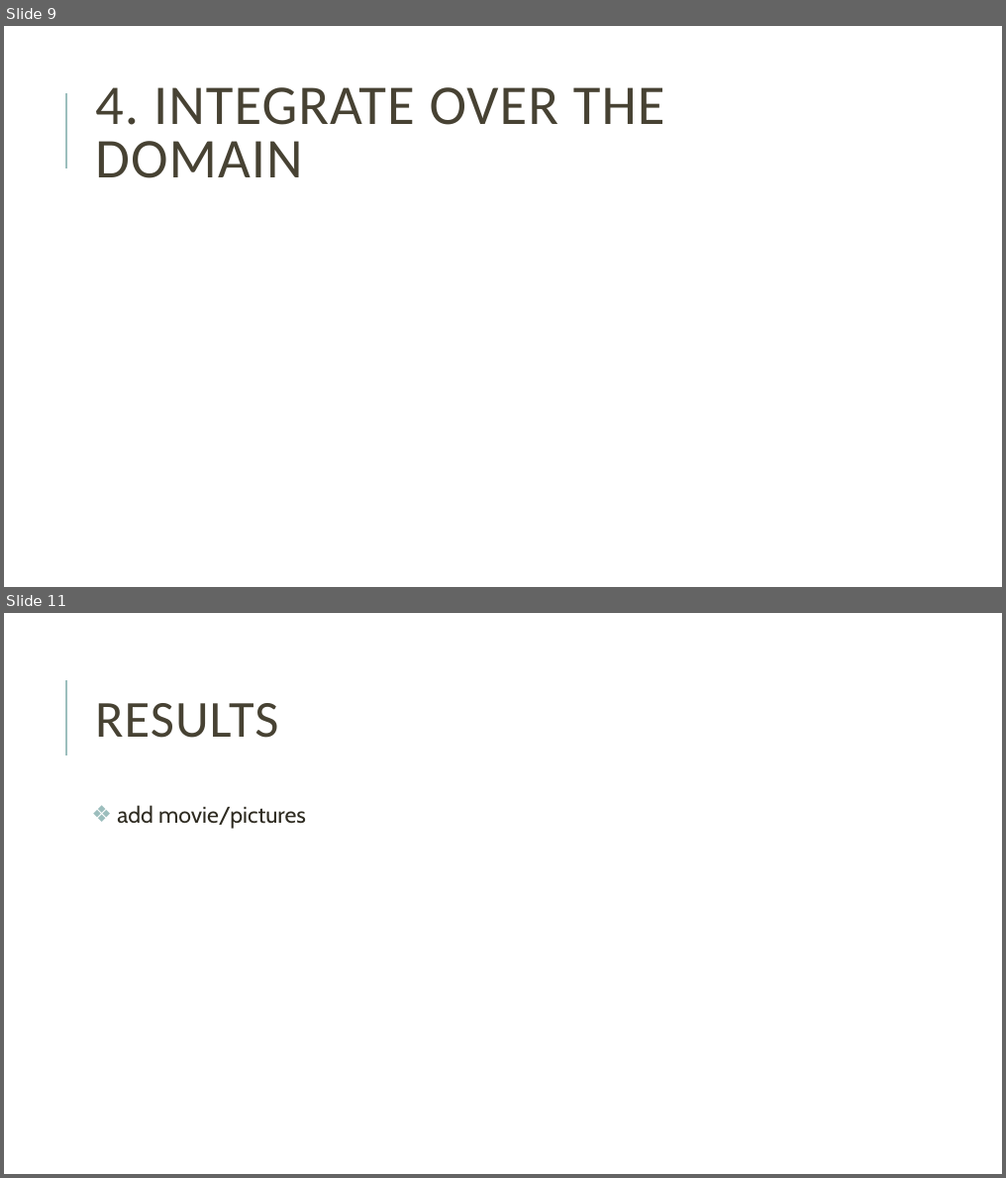
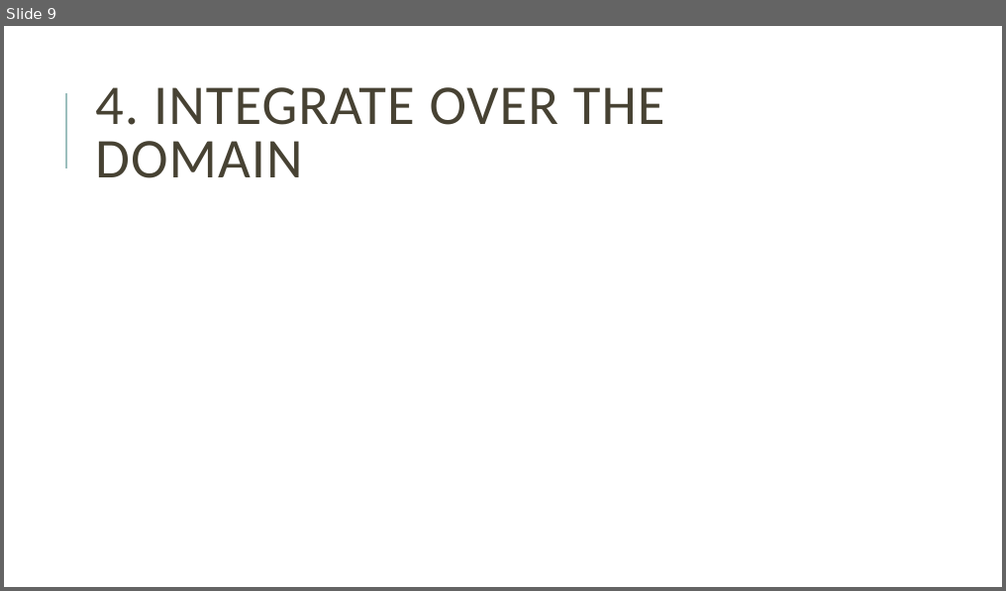
Before and after one commit to mblai35/Phase-FieldModelingFEM, a slide deck: PFMFEM.pptx. Shown one above the other, each under a label of ours: slides 9 and 11 before the commit, slide 9 after it; the slides between them are not shown. The pictures are 1006x1178 and 1006x591 pixels, drawn with LibreOffice and Linux fonts; fonts in the diff are those of the drawing; grey boxes stand for pictures. Boxes give left, top, right and bottom in pixels: in the first picture for what was removed or moved away, otherwise in the second. Text is boxed around its words. In the diff, an @@ line names an element or a change of style, - is before the commit and + after.

```diff
--- a/PFMFEM.pptx
+++ b/PFMFEM.pptx
@@ slide 11 removed at (x1=4, y1=613, x2=1002, y2=1174), background #FFFFFF; not listed: 1 template element that a slide beside it also shows @@
@@ title removed at (x1=95, y1=703, x2=278, y2=738) @@
-RESULTS
@@ text removed at (x1=117, y1=805, x2=306, y2=829) @@
-❖ add movie/pictures
```
Also in this commit, not shown: 3 slides changed, 4 slides added, 1 other slide removed.
